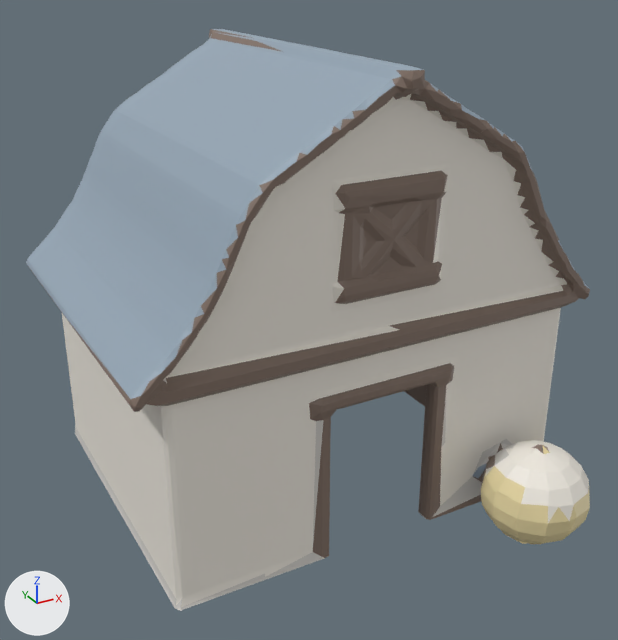
What one commit did to the glTF model docs/univers/archipeo/batiments/modeles/6e-batiment-etable-de-bloquette/final-3000.glb.
Camera for both pictures: a 50 mm camera at (-0.734, -1.357, 1.006) aimed at (-0.02, -0.059, 0.357). Every picture has the same lights, and +X, +Y and +Z are marked at lower left. The older version comes first. Vertices at exactly the same position are counted once.

Names of what the first picture shows: 'geometry_0'.
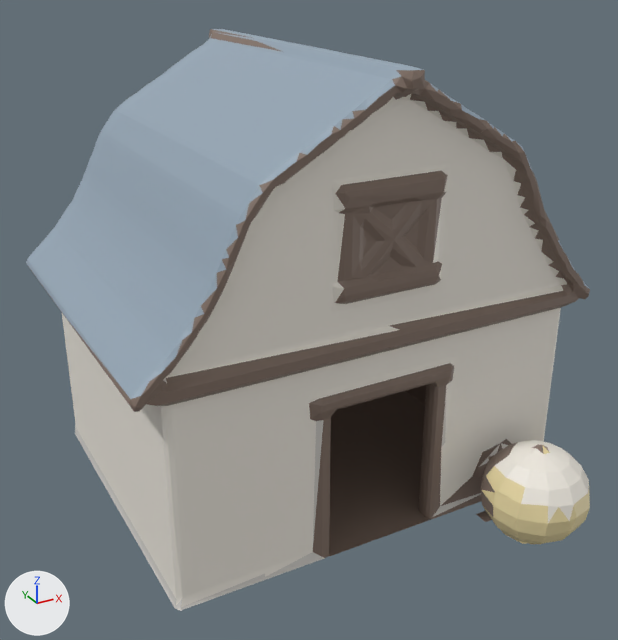
Where the change shows, as pixel boxes [x1, y1, x2, y2] in the pictures (618 x 640 px):
part 1 of me_geometry_0, added
    after: [329, 391, 425, 545]
part 2 of me_geometry_0, built on (mostly hidden before)
    before: [75, 424, 77, 436]
    after: [75, 424, 491, 556]
part 3 of me_geometry_0, recoloured (grey to brown)
    both: [441, 439, 518, 521]

The change in detail:
me_geometry_0 is used by ob_geometry_0; location (0.0, 0.0, 0.0).
me_geometry_0 had 1267 vertices, 2394 faces and spanned x -0.443..0.446, y -0.488..0.412, z 0.0..0.845.
me_geometry_0 now has 1323 vertices, 2578 faces and spans x -0.443..0.446, y -0.488..0.412, z 0.0..0.845.
me_geometry_0 part 1: a new loose piece of 44 vertices spanning x -0.359..0.372, y -0.263..0.328, z 0.003, in mat_defaultmaterial.
Part 2, on me_geometry_0:
27 faces are deleted.
2 vertices move within x -0.385, y 0.36, z 0.0.
6 vertices are added at (0.204, -0.347, 0.003), (0.232, -0.347, 0.003), (0.316, -0.347, 0.003), (0.344, -0.347, 0.003), (-0.106, -0.291, 0.003), (0.119, -0.291, 0.003).
6 new vertices lie (0.0, 0.028, 0.0) away from vertices in x -0.106..0.344, y -0.347..-0.291, z 0.003.
169 new faces join them.
me_geometry_0 part 3: 51 kept faces spanning x 0.143..0.398, y -0.394..-0.284, z 0.0..0.151 get new vertex colours.
